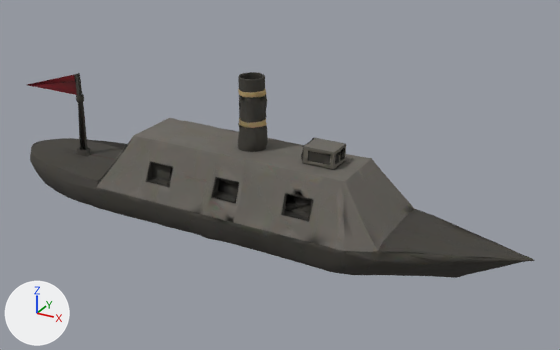
What one commit did to the glTF model public/models/ironclad.glb.
The view is the same before and after, from a 50 mm camera at (0.673, -1.079, 0.614) aimed at (0.07, 0.017, 0.066). The lights are fixed; the arrows at lower left show +X, +Y and +Z. The picture after the commit comes second. Mesh edges are drawn as thin lines on the coarser meshes. Where no turn or scale is listed for an object, it has been applied to the vertices.

In view in the first picture: 'geometry_0'.
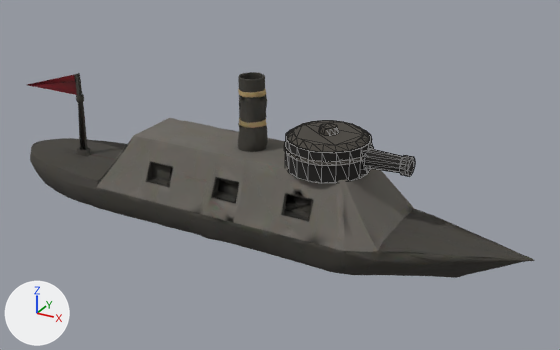
The edits, one by one:
Material 'gun_port' (mat_gun_port) is new.
Its base color is (0.00143, 0.000992, 0.000493) (black #050302).
Its roughness is 1.0.
Material 'gun_iron_light' (mat_gun_iron_light) is new.
Its base color is (0.0658, 0.0582, 0.0478) (dark grey #49443e).
Its roughness is 1.0.
Material 'gun_iron' (mat_gun_iron) is new.
Its base color is (0.0152, 0.0135, 0.0119) (black #211f1c).
Its roughness is 1.0.
Mesh me_cannon_turret_001 is new.
It consists of a 20-sided cylinder along z spanning x -0.0707..0.0707, y -0.0707..0.0707, z -0.0054..0.0462, material slot 0; a 20-sided cut cone along z (radius 0.0686 at the low end, 0.058 at the high end) spanning x -0.0686..0.0686, y -0.0686..0.0686, z 0.0462..0.0544, material slot 1; a 20-sided cylinder along z spanning x -0.0728..0.0728, y -0.0728..0.0728, z 0.0254..0.0324, material slot 1; a 10-sided cut cone along z (radius 0.0163 at the low end, 0.0136 at the high end) spanning x -0.0155..0.0155, y -0.0163..0.0163, z 0.0544..0.0653, material slot 1; a box spanning x 0.0645..0.0727, y -0.0177..0.0177, z 0.0095..0.0367, material slot 2.
It uses material mat_gun_iron (black #211f1c).
It uses material mat_gun_iron_light (dark grey #49443e).
It uses material mat_gun_port (black #050302).
Mesh me_cannon_barrel_001 is new.
It consists of a 12-sided cut cone along x (radius 0.017 at the low end, 0.0129 at the high end) spanning x 0.0495..0.1387, y -0.017..0.017, z 0.0061..0.0401; a 12-sided cylinder along x spanning x 0.1306..0.1442, y -0.016..0.016, z 0.0071..0.0392.
It uses material mat_gun_iron (black #211f1c).
Object 'cannon_turret' (ob_cannon_turret) is new; it shows me_cannon_turret_001.
Its location is (0.17, 0.0, 0.115).
Object 'cannon_barrel' (ob_cannon_barrel) is new; it shows me_cannon_barrel_001.
Its location is (0.17, 0.0, 0.115).

Changed parts and their boxes (x1, y1, x2, y2) in the pictures (560 x 350 px):
'cannon_turret', added: after (284, 120, 374, 183)
    faces in mat_gun_iron_light (dark grey #49443e): (284, 120, 371, 166)
    faces in mat_gun_iron (black #211f1c): (285, 129, 372, 183)
'cannon_barrel', added: after (365, 148, 415, 176)
